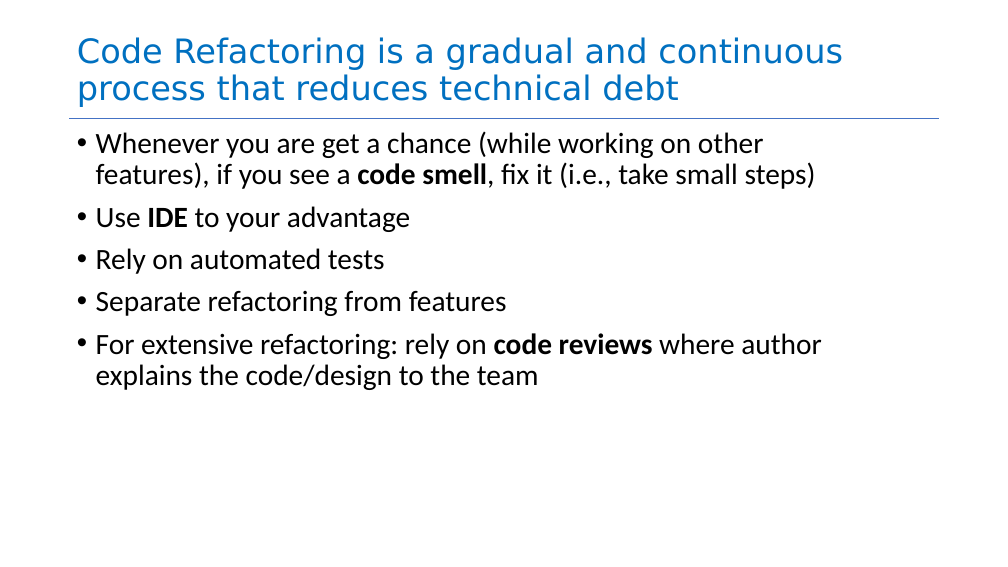
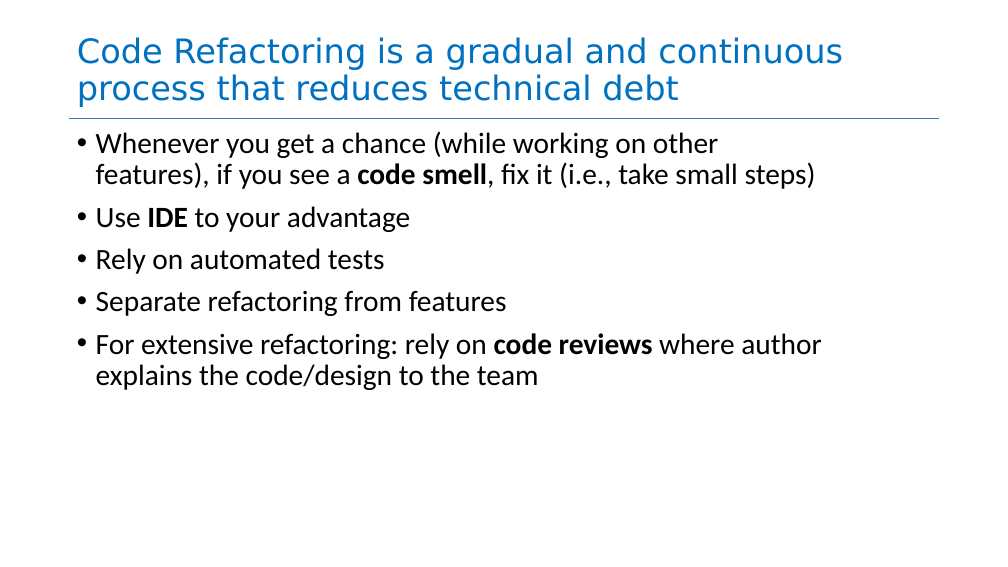
Before and after one commit to neu-se/CS4530-Fall-2026, a slide deck: slide 22 of Slides/Module 07.1 Software Process.pptx. Drawn at 1008x567 pixels with LibreOffice and Linux fonts; fonts in the diff are those of the drawing. Boxes give left, top, right and bottom in pixels: in the first picture for what was removed or moved away, otherwise in the second. Text is boxed around its words. In the diff, an @@ line names an element or a change of style, - is before the commit and + after.

```diff
--- a/Slides/Module 07.1 Software Process.pptx
+++ b/Slides/Module 07.1 Software Process.pptx
@@ text at bbox=[96, 131, 816, 189]: text changed @@
-• Whenever you are get a chance (while working on other features), if you see a code smell, fix it (i.e., take small steps)
+• Whenever you get a chance (while working on other features), if you see a code smell, fix it (i.e., take small steps)
```
Also in this commit, not shown: 2 other slides changed, 4 other files.
